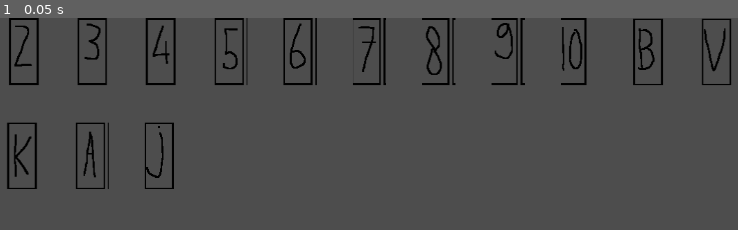
Above: before the commit, frame 1.
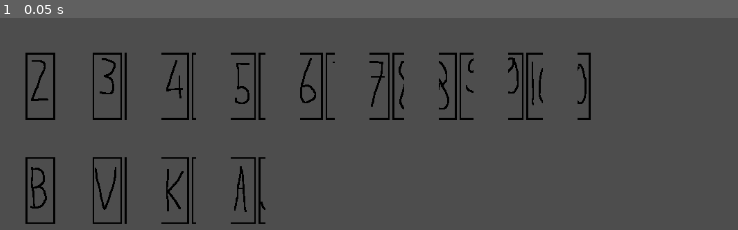
Above: after the commit, the same moment.

Repository: Brentem/JokerRummy
Game: Godot game, scene res://src/Main.tscn
Same seed, same stepped clock (60 frames per second), same inputs: the game is played once before the commit and once after it.
Inputs:
- Up to frame 1 (0.05 s): no input

The runs differ from the first frame. In frame 1, 9.5% of the frame differs, in the area x 0-100%, y 0-98%.

Commit message:
Created deck of card in main and can draw them.

Diff:
--- a/project/src/Main.gd
+++ b/project/src/Main.gd
@@ -1,29 +1,38 @@
 extends Node2D
 
 @export var card_scene : PackedScene
+
+var deck = []
 
 # Called when the node enters the scene tree for the first time.
 func _ready():
 	var xPosition = 50
 	var yPosition = 50
+	var xRegion = 50
+
+	var texture = card_scene.instantiate().get_node("Sprite2D").texture
+	var region = Rect2(Vector2(0, 0), Vector2(50, 100))
 
 	for i in 15:
-		var card = card_scene.instantiate()
-		card.position.x = xPosition
-		card.position.y = yPosition
-		card.get_node("Sprite2D").hframes = 9
-		card.get_node("Sprite2D").vframes = 2
-		card.get_node("Sprite2D").frame = i
+		var card = Card.new(CardTypes.Suit.NONE, CardTypes.Symbol.NONE, texture, Vector2(xPosition, yPosition))
+		card._region = region
 		xPosition += 100
+		region.position.x += xRegion
 
 		if(i == 10):
+			region.position.y = 100
+			region.position.x = 0
 			xPosition = 50
 			yPosition = 200
-		add_child(card)
-
-	#pass # Replace with function body.
+		deck.append(card)
 
 
 # Called every frame. 'delta' is the elapsed time since the previous frame.
 func _process(delta):
 	pass
+
+func _draw():
+	for i in deck.size():
+		var card = deck[i]
+		var texturePosition = Rect2(card._position.x, card._position.y, card._region.size.x, card._region.size.y)
+		draw_texture_rect_region(card._texture, texturePosition, card._region)
--- a/project/src/Main.tscn
+++ b/project/src/Main.tscn
@@ -1,6 +1,6 @@
 [gd_scene load_steps=3 format=3 uid="uid://ck5jsiitkfbc5"]
 
-[ext_resource type="Script" path="res://src/Main.gd" id="1_kbhkh"]
+[ext_resource type="Script" path="res://src/main.gd" id="1_kbhkh"]
 [ext_resource type="PackedScene" uid="uid://b52jsa505vse7" path="res://src/Card.tscn" id="2_rt6p8"]
 
 [node name="Main" type="Node2D"]
--- /dev/null
+++ b/project/src/card.gd
@@ -0,0 +1,16 @@
+extends CardTypes
+
+class_name Card
+
+var _suit = Suit.NONE
+var _symbol = Symbol.NONE
+
+var _texture : Texture2D
+var _position : Vector2 = Vector2(0, 0)
+var _region : Rect2
+
+func _init(suit:Suit, symbol:Symbol, texture:Texture2D, position:Vector2):
+	_suit = suit
+	_symbol = symbol
+	_texture = texture
+	_position = position
--- /dev/null
+++ b/project/src/card_types.gd
@@ -0,0 +1,29 @@
+class_name CardTypes
+
+enum Suit
+{
+	NONE,
+	HEARTS,
+	DIAMONDS,
+	CLUBS,
+	SPADES
+}
+
+enum Symbol
+{
+	NONE,
+	TWO,
+	THREE,
+	FOUR,
+	FIVE,
+	SIX,
+	SEVEN,
+	EIGHT,
+	NINE,
+	TEN,
+	JACK,
+	QUEEN,
+	KING,
+	ACE,
+	JOKER
+}
